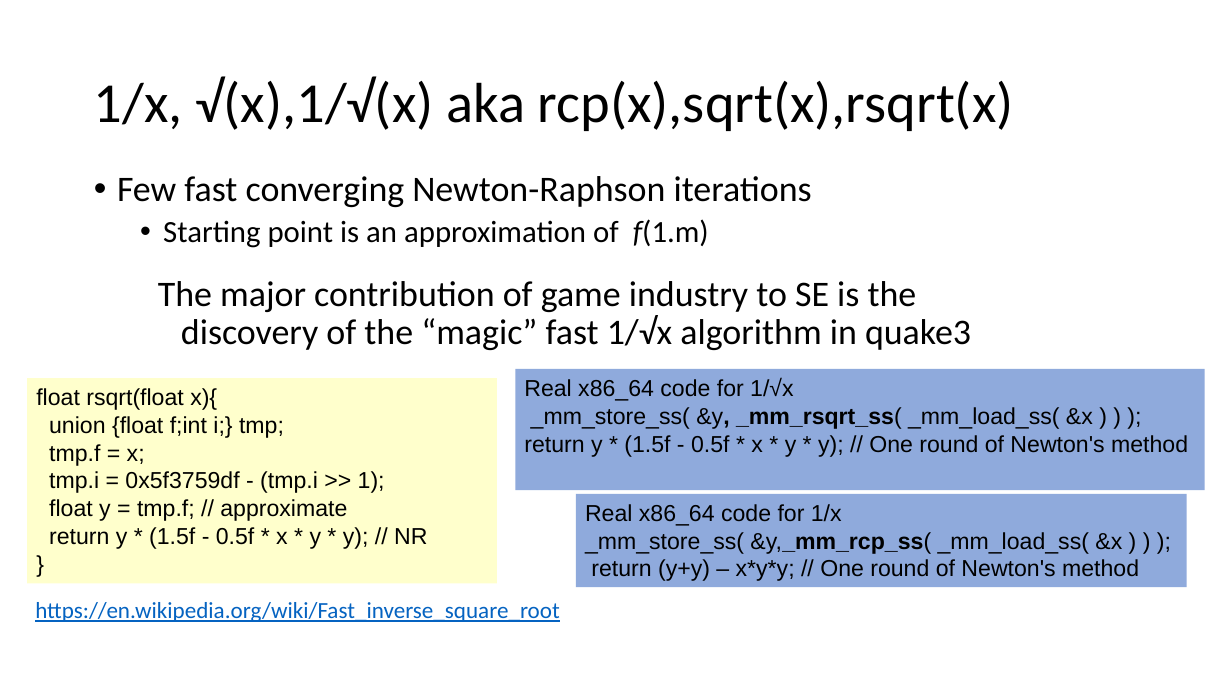
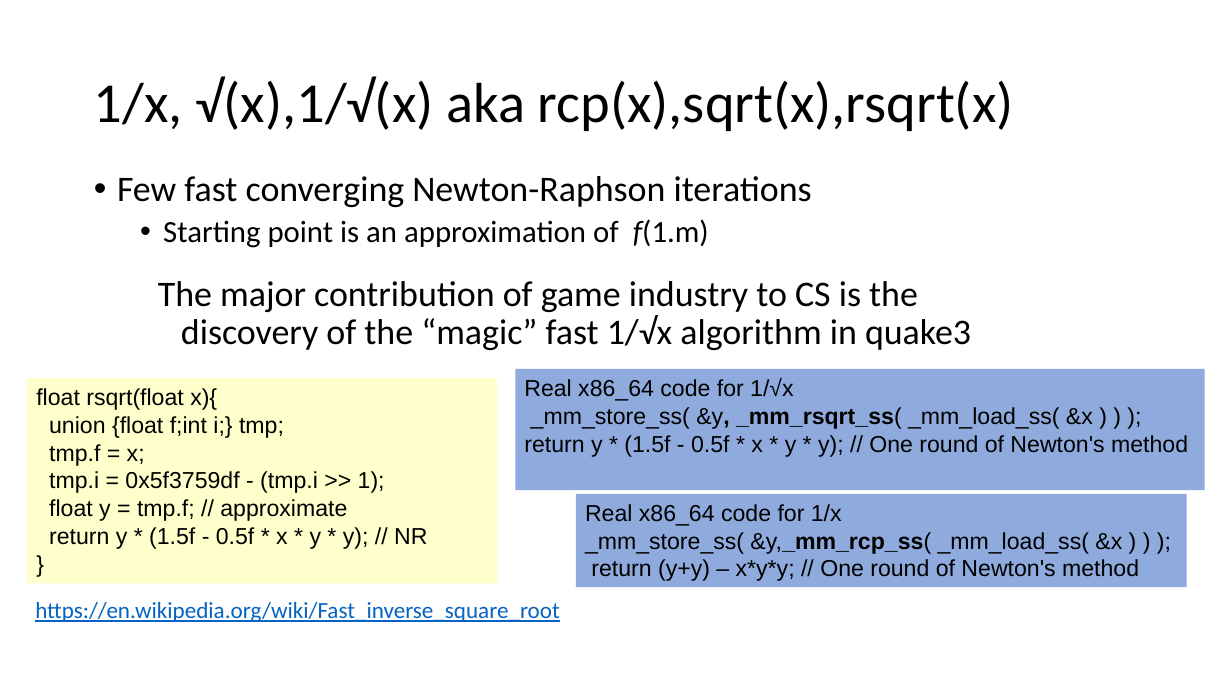
Before and after one commit to VinInn/FPCourse, a slide deck: slide 38 of Slides/FPforScientist.pptx. Drawn at 1232x693 pixels with LibreOffice and Linux fonts; fonts in the diff are those of the drawing. Boxes give left, top, right and bottom in pixels: in the first picture for what was removed or moved away, otherwise in the second. Text is boxed around its words. In the diff, an @@ line names an element or a change of style, - is before the commit and + after.

```diff
--- a/Slides/FPforScientist.pptx
+++ b/Slides/FPforScientist.pptx
@@ text at (158, 281, 971, 350): text changed @@
-The major contribution of game industry to SE is the discovery of the “magic” fast 1/√x algorithm in quake3
+The major contribution of game industry to CS is the discovery of the “magic” fast 1/√x algorithm in quake3
```
Also in this commit, not shown: 10 other slides changed, 1 slide added.
